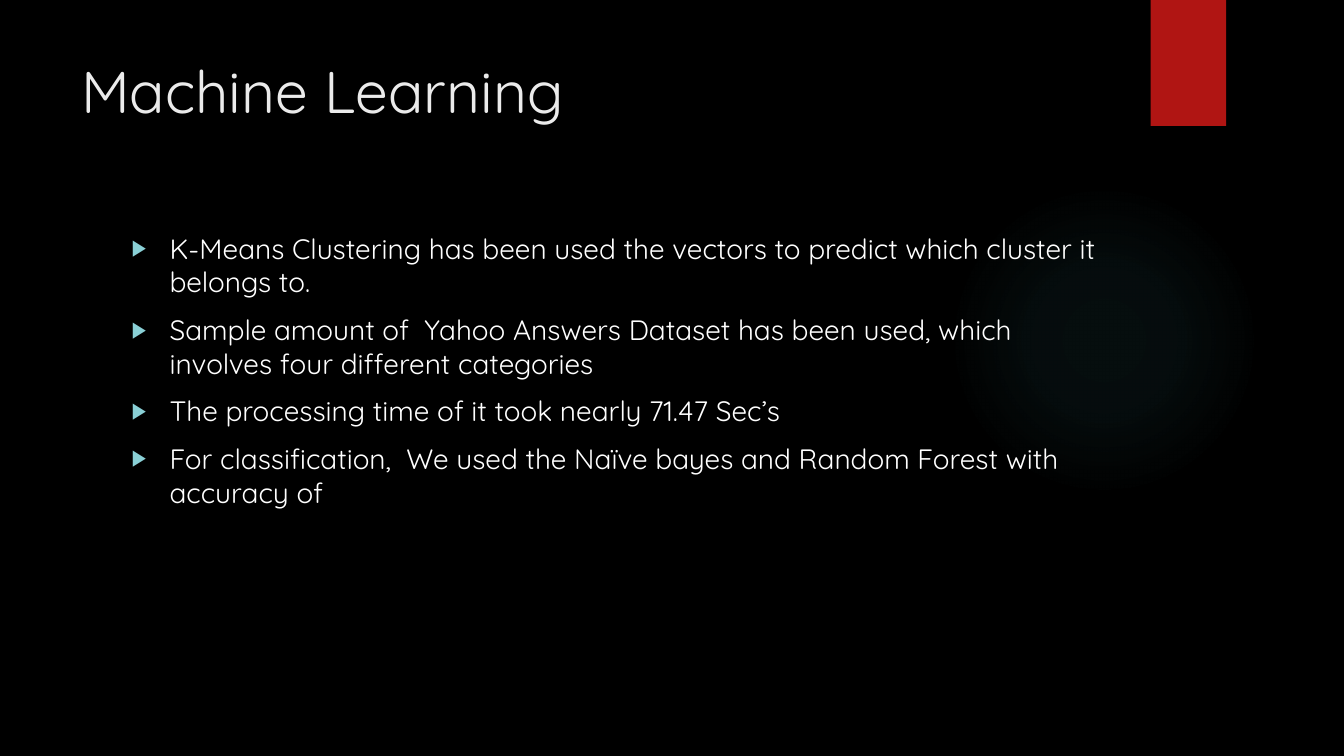
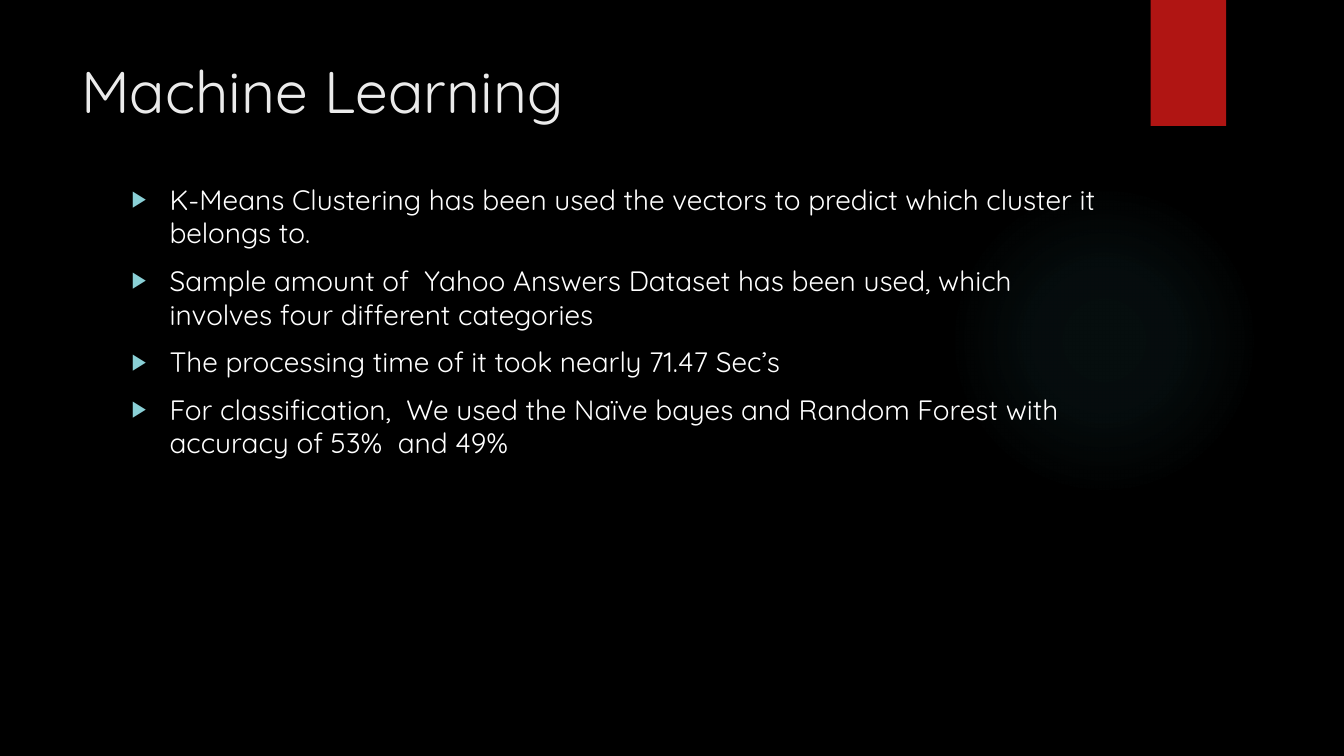
Before and after one commit to SaratM34/Dynamic-Intelligent-Q-A-System-with-Natural-Language-Processing, a slide deck: slide 10 of Documentation/project presentation.pptx. Drawn at 1344x756 pixels with LibreOffice and Linux fonts; fonts in the diff are those of the drawing; background and template pictures are left out. Boxes give left, top, right and bottom in pixels: in the first picture for what was removed or moved away, otherwise in the second. Text is boxed around its words. In the diff, an @@ line names an element or a change of style, - is before the commit and + after.

```diff
--- a/Documentation/project presentation.pptx
+++ b/Documentation/project presentation.pptx
@@ text "K-Means Clustering has been used ..." moved from (x1=170, y1=238, x2=1095, y2=509) to (x1=170, y1=189, x2=1095, y2=459) @@
@@ text at (x1=170, y1=399, x2=1059, y2=459): text changed @@
-▶ For classification, We used the Naïve bayes and Random Forest with accuracy of
+▶ For classification, We used the Naïve bayes and Random Forest with accuracy of 53% and 49%
```
Also in this commit, not shown: 8 other slides changed, 1 slide added, 1 slide removed, 2 other files.
